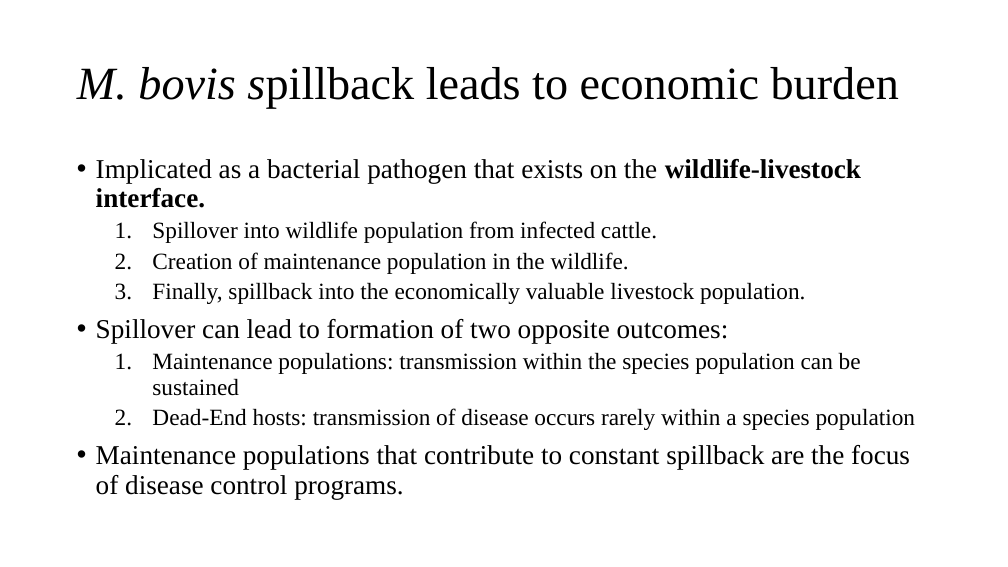
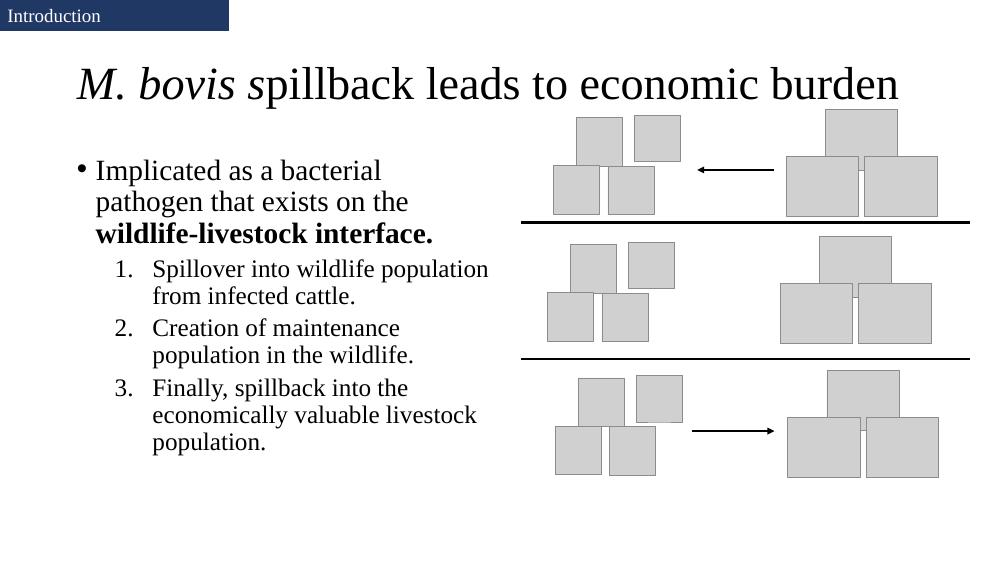
Before and after one commit to salvadorlab/Bovis-PangenomeOfReservoirs, a slide deck: slide 4 of Resources/2021_committeemeeting.pptx. Drawn at 1008x567 pixels with LibreOffice and Linux fonts; fonts in the diff are those of the drawing; grey boxes stand for pictures. Boxes give left, top, right and bottom in pixels: in the first picture for what was removed or moved away, otherwise in the second. Text is boxed around its words. In the diff, an @@ line names an element or a change of style, - is before the commit and + after.

```diff
--- a/Resources/2021_committeemeeting.pptx
+++ b/Resources/2021_committeemeeting.pptx
@@ rectangle added at (0,0,229,30), fill #203864, outline #203864 1 pt, 18 pt, text #FFFFFF @@
+Introduction
@@ picture added at (577,117,623,166) @@
@@ picture added at (635,116,681,162) @@
@@ picture added at (826,110,898,170) @@
@@ text "Implicated as a bacterial pathogen ..." at (96,159,489,456): size 25.9 to 28 pt in "Implicated as a bacterial pathogen that exists ..."; size 22.2 to 24 pt in "Spillover into wildlife population from infected cattle.", "Creation of maintenance population in the wildlife.", "Finally, spillback into the economically valuable livestock ..." @@
@@ picture added at (554,166,600,214) @@
@@ picture added at (608,166,654,215) @@
@@ arrow added from (774, 170) to (697, 170), #000000 2.25 pt @@
@@ picture added at (786,157,859,217) @@
@@ picture added at (865,157,938,217) @@
@@ line added from (521, 223) to (970, 223), #000000 2.25 pt @@
@@ picture added at (820,237,892,297) @@
@@ picture added at (571,244,617,293) @@
@@ picture added at (629,243,675,289) @@
@@ picture added at (548,293,594,341) @@
@@ picture added at (602,293,648,342) @@
@@ picture added at (780,284,853,344) @@
@@ picture added at (859,284,932,344) @@
@@ text at (96,319,916,499): paragraphs removed @@
-• Spillover can lead to formation of two opposite outcomes:
-  1. Maintenance populations: transmission within the species population can be sustained
-  2. Dead-End hosts: transmission of disease occurs rarely within a species population
-• Maintenance populations that contribute to constant spillback are the focus of disease control programs.
@@ line added from (521, 359) to (970, 359), #000000 2.25 pt @@
@@ picture added at (578,378,625,426) @@
@@ picture added at (637,376,683,422) @@
@@ picture added at (827,371,900,431) @@
@@ picture added at (788,417,861,478) @@
@@ picture added at (867,417,939,478) @@
@@ picture added at (555,426,601,475) @@
@@ picture added at (609,426,656,475) @@
@@ arrow added from (692, 431) to (774, 431), #000000 2.25 pt @@
```
Also in this commit, not shown: 12 other slides changed, 8 slides added, 5 slides removed, 2 other files.
